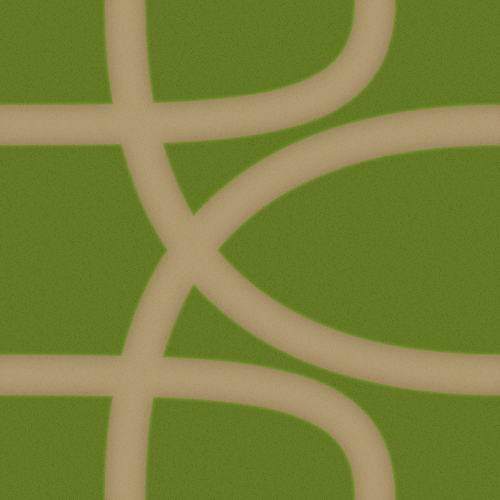
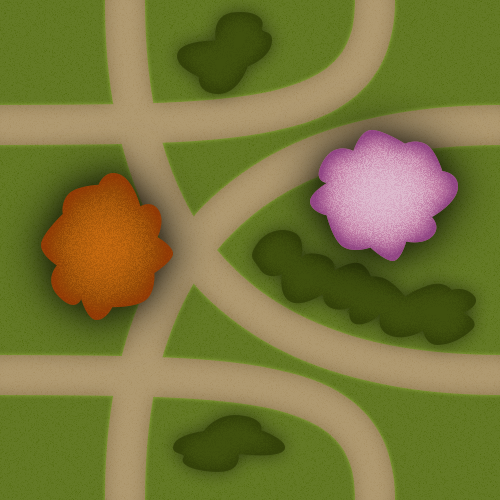
Layered file, before and after one edit (w=500, h=500). Changes by layer:
added group "Rose" with 2 layers above "Orange" over [310, 130, 458, 261]
added layer "Forme 6 copie" (1st of 2, in "Rose") in group "Rose" over [310, 130, 458, 261]
added layer "Forme 6" (1st of 2, in "Rose") in group "Rose" over [310, 130, 458, 261]
added group "Orange" with 2 layers above "Forme 5 copie 2" over [41, 173, 173, 320]
added layer "Forme 6 copie" (2nd of 2, in "Orange") in group "Orange" over [41, 173, 173, 320]
added layer "Forme 6" (2nd of 2, in "Orange") in group "Orange" over [41, 173, 173, 320]
added layer "Forme 5 copie 2" above "Forme 5 copie" over [173, 415, 285, 472]
added layer "Forme 5 copie" above "Forme 7" over [177, 12, 272, 94]
added layer "Forme 7" above "Texture" over [252, 230, 476, 345]
